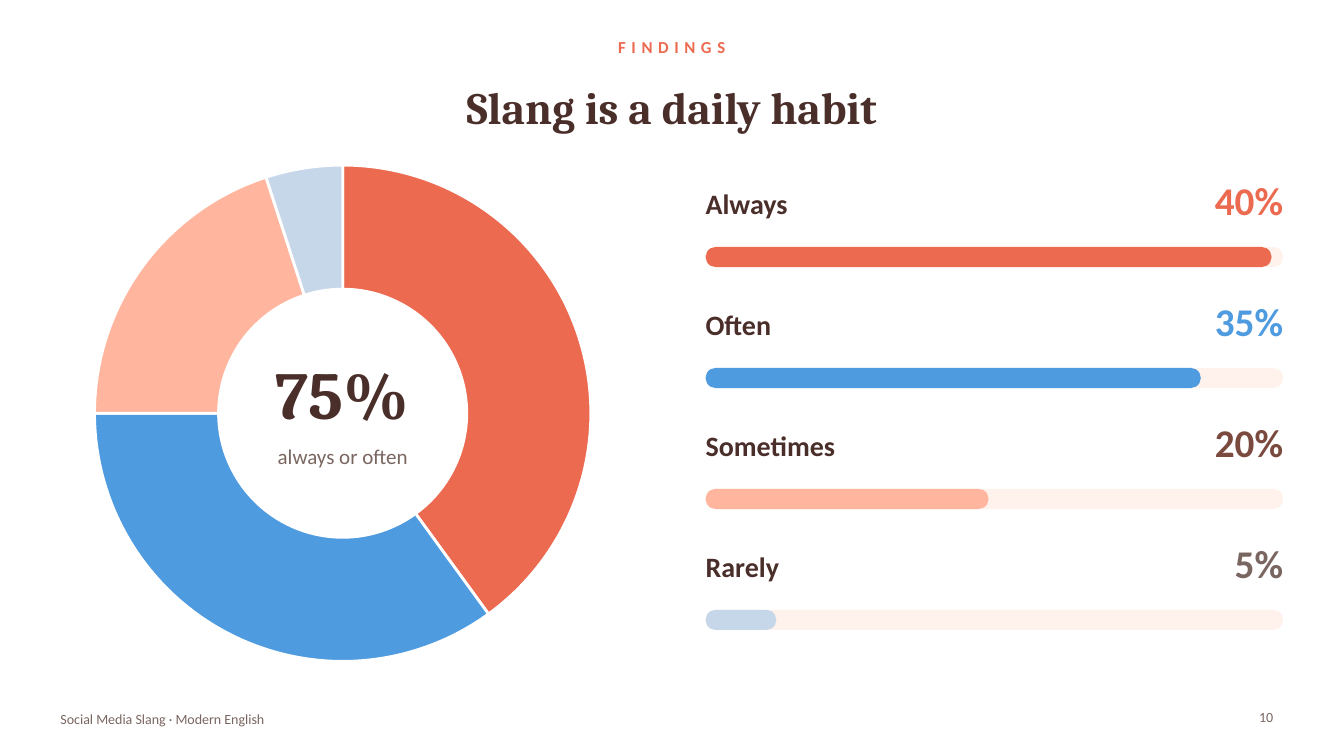
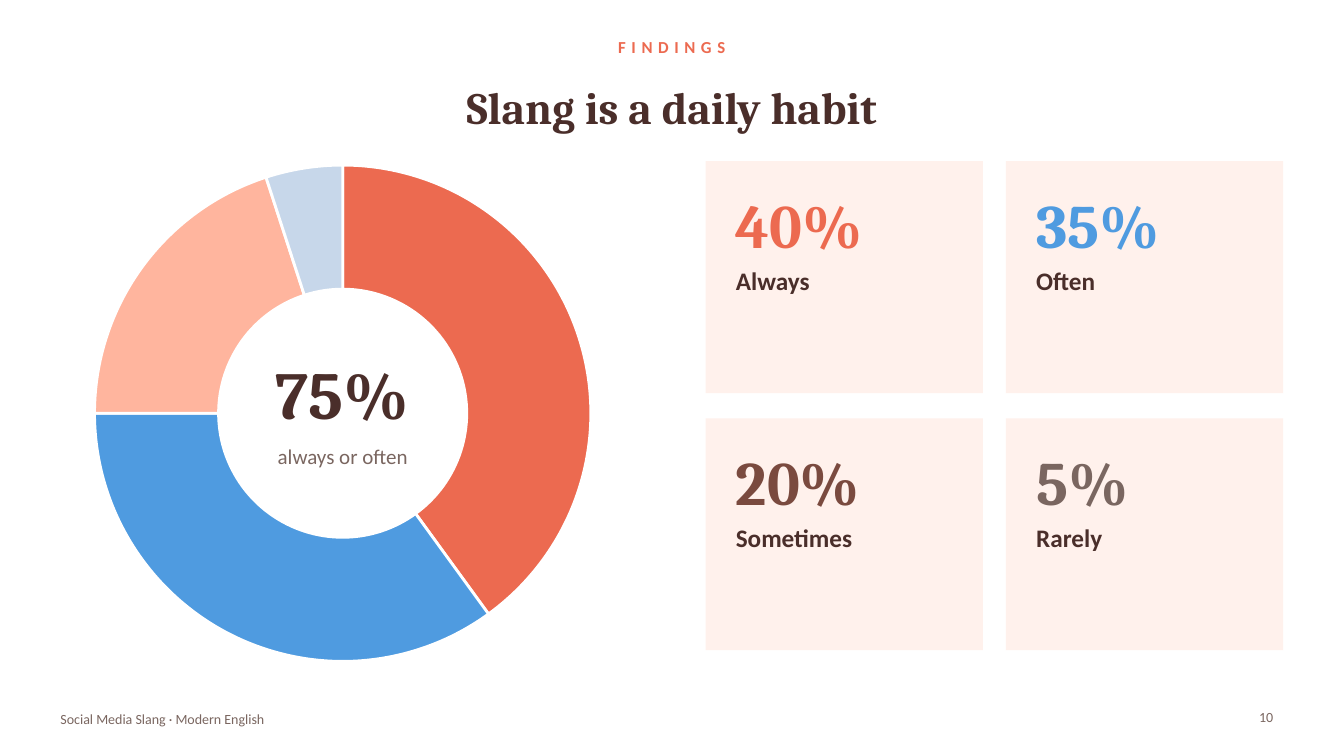
Before and after one commit to araymyrkieva9-sketch/english-daptar, a slide deck: slide 10 of variants/Slang_Presentation_4_Soft_Coral.pptx. Drawn at 1344x756 pixels with LibreOffice and Linux fonts; fonts in the diff are those of the drawing. Boxes give left, top, right and bottom in pixels: in the first picture for what was removed or moved away, otherwise in the second. Text is boxed around its words. In the diff, an @@ line names an element or a change of style, - is before the commit and + after.

```diff
--- a/variants/Slang_Presentation_4_Soft_Coral.pptx
+++ b/variants/Slang_Presentation_4_Soft_Coral.pptx
@@ rectangle added at [706,161,983,393], fill #FFF1EC @@
@@ rectangle added at [1006,161,1284,393], fill #FFF1EC @@
@@ text "40%": place and size @@
-text "40%" at [1215,188,1283,216]
+text "40%" at [736,206,863,250]
@@ text "35%": place and size @@
-text "35%" at [1215,309,1283,337]
+text "35%" at [1036,206,1159,250]
@@ rounded rectangle removed at [706,247,1284,267] @@
@@ rounded rectangle removed at [706,247,1272,267] @@
@@ text "Always": place and size @@
-text "Always" at [706,194,788,219]
+text "Always" at [736,272,810,294]
@@ size 20 to 18 pt in 4 elements at [736,529,852,547], [736,272,810,294], [1036,529,1102,551], [1036,272,1095,290] @@
@@ text "Often": place and size @@
-text "Often" at [706,315,772,335]
+text "Often" at [1036,272,1095,290]
@@ rounded rectangle removed at [706,368,1284,388] @@
@@ rounded rectangle removed at [706,368,1201,388] @@
@@ rectangle added at [706,418,983,650], fill #FFF1EC @@
@@ rectangle added at [1006,418,1284,650], fill #FFF1EC @@
@@ size 28 to 44 pt, font Calibri to Cambria; alignment right to left in 4 elements at [736,206,863,250], [1036,463,1128,507], [1036,206,1159,250], [736,463,860,507] @@
@@ text "20%": place and size @@
-text "20%" at [1215,430,1283,458]
+text "20%" at [736,463,860,507]
@@ text "5%": place and size @@
-text "5%" at [1235,551,1283,579]
+text "5%" at [1036,463,1128,507]
@@ rounded rectangle removed at [706,489,1284,509] @@
@@ rounded rectangle removed at [706,489,989,509] @@
@@ text "Sometimes": place and size @@
-text "Sometimes" at [706,436,836,456]
+text "Sometimes" at [736,529,852,547]
@@ text "Rarely": place and size @@
-text "Rarely" at [706,557,779,582]
+text "Rarely" at [1036,529,1102,551]
@@ rounded rectangle removed at [706,610,1284,630] @@
@@ rounded rectangle removed at [706,610,776,630] @@
```
Also in this commit, not shown: 17 other slides changed, 3 other files.
